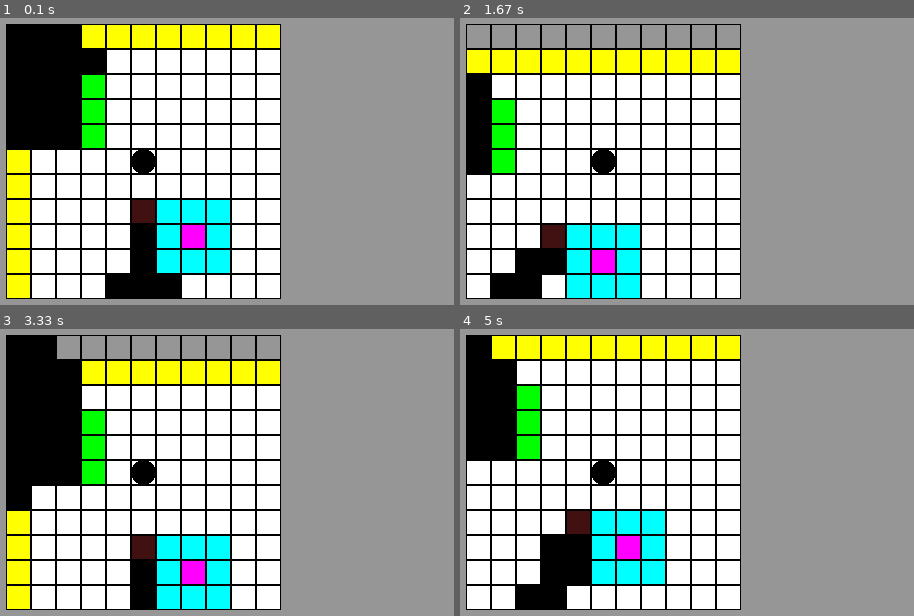
Above: before the commit, frames 1-4 (two rows, left to right).
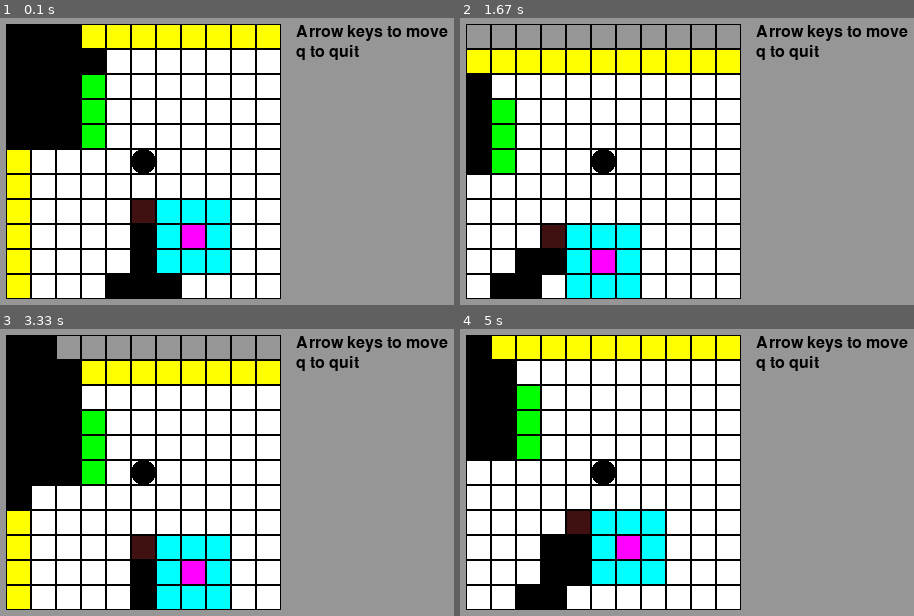
Above: after the commit, the same moments.

Repository: josh-reynolds/Python
Game: pygame game, started from pygame/nulltima/main.py
The game is run twice, just before and just after one commit, with the same random seed, the same clock (stepped at 60 frames per second) and the same inputs.
Inputs:
- Up to frame 1 (0.1 s): no input
- Up to frame 2 (1.67 s): hold Right 0.33-0.8 s; hold Up 0.83-1.13 s; hold Right 1.17-1.63 s
- Up to frame 3 (3.33 s): hold Left 1.67-2.2 s; hold Down 2.23-2.53 s; hold Left 2.57-2.97 s; hold Up from 3 s (still down)
- Up to frame 4 (5 s): release Up at 3.37 s; hold Right 3.4-4.03 s; hold Down 4.07-4.43 s; hold Left 4.47-4.93 s; hold Right from 4.97 s (still down)

The runs differ from the first frame. In frame 1, 0.9% of the frame differs, in the area x 65-99%, y 2-15%; in frame 2, 0.9%; in frame 3, 0.9%; in frame 4, 0.9%.

Commit message:
Adding control reminder text to screen

Diff:
--- a/pygame/nulltima/common.py
+++ b/pygame/nulltima/common.py
@@ -17,7 +17,3 @@
 
 width, height = SIZE
 dirs = {K_LEFT: (-1, 0), K_RIGHT: (1, 0), K_UP: (0, -1), K_DOWN: (0, 1)}
-
-def draw_text(text, pos):
-    img = font.render(text, True, BLACK)
-    screen.blit(img, pos)
--- a/pygame/nulltima/main.py
+++ b/pygame/nulltima/main.py
@@ -7,8 +7,13 @@
 #g.world.open_file("test_world.txt")
 g.world.open_file("large_world.txt")
 
+def draw_text(text, pos):
+    img = font.render(text, True, BLACK)
+    screen.blit(img, pos)
+
 pygame.init()
 screen = pygame.display.set_mode(SIZE)
+font = pygame.font.Font(None, 24)
 
 running = True
 while running:
@@ -25,6 +30,8 @@
     screen.fill(GREY)
     g.update()
     g.draw(screen)
+    draw_text("Arrow keys to move", (350, 60))
+    draw_text("q to quit", (350, 80))
     pygame.display.flip()
 
 pygame.quit()
